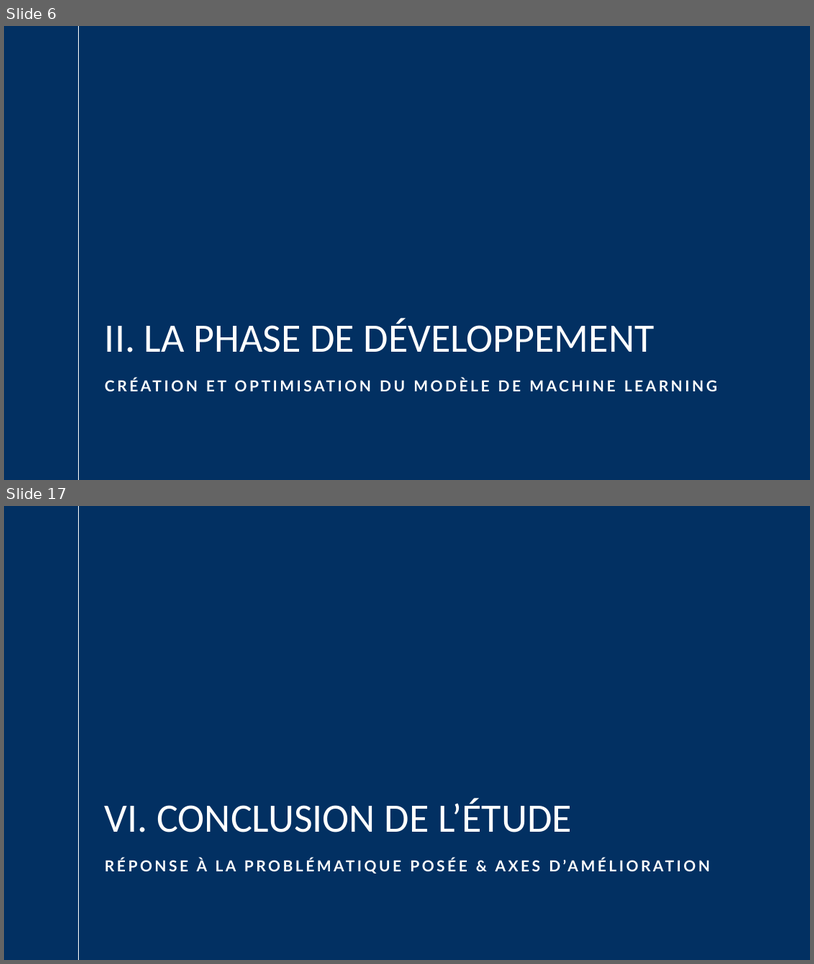
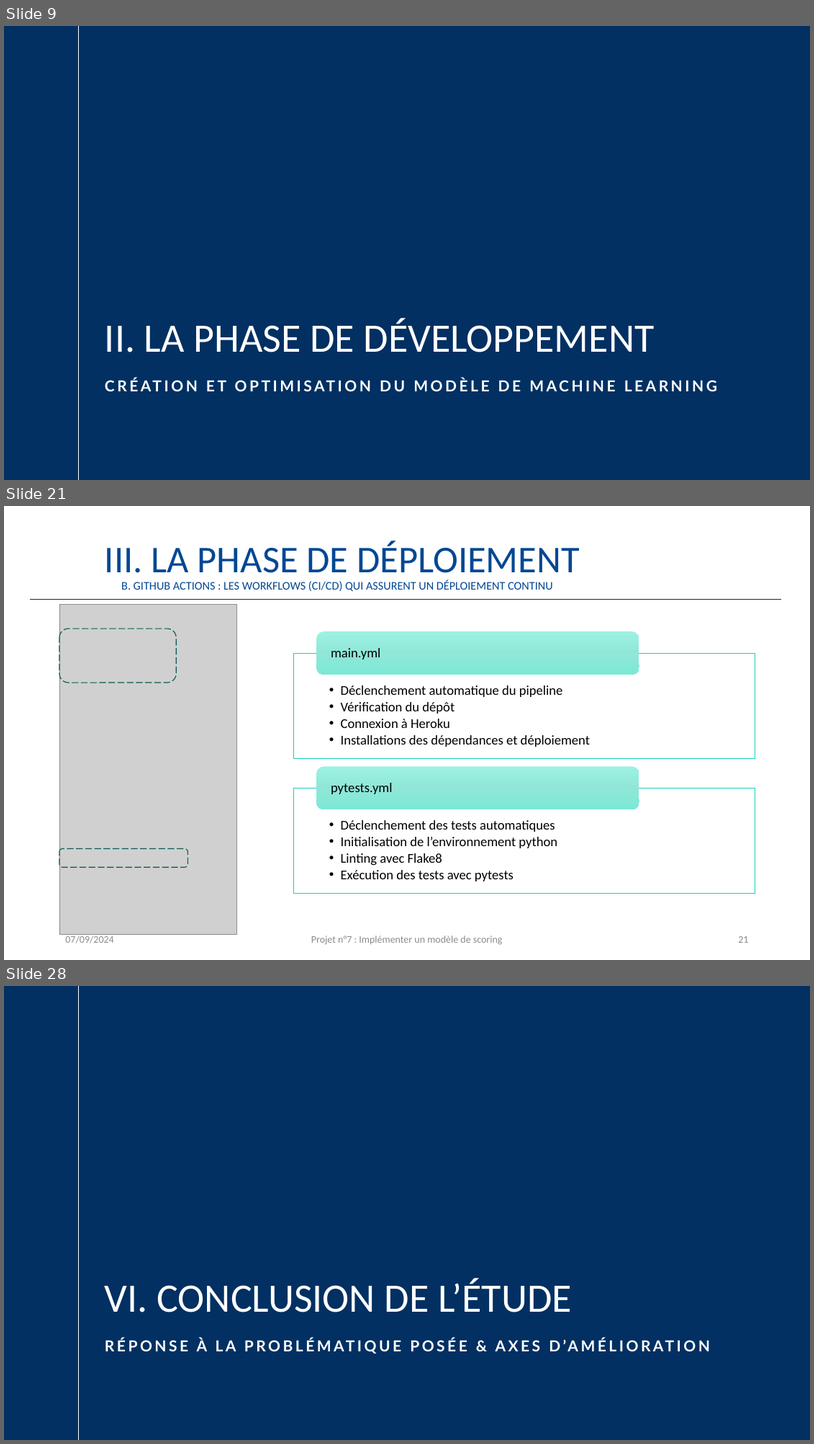
Before and after one commit to JustinVqr/P7_ScoringModel, a slide deck: présentation/Vacquerie_Justin_4_présentation_092024.pptx. Shown one above the other, each under a label of ours: slides 6 and 17 before the commit, slides 9, 21 and 28 after it; the slides between them are not shown. The pictures are 814x964 and 814x1444 pixels, drawn with LibreOffice and Linux fonts; fonts in the diff are those of the drawing; grey boxes stand for pictures; background and template pictures are left out. Boxes give left, top, right and bottom in pixels: in the first picture for what was removed or moved away, otherwise in the second. Text is boxed around its words. In the diff, an @@ line names an element or a change of style, - is before the commit and + after.

```diff
--- a/présentation/Vacquerie_Justin_4_présentation_092024.pptx
+++ b/présentation/Vacquerie_Justin_4_présentation_092024.pptx
@@ slide 21 added at [4,506,810,960], background #FFFFFF @@
@@ text added at [105,541,579,581], 45 pt, text #034793 @@
+III. LA PHASE DE DÉPLOIEMENT
@@ text added at [121,580,553,591], 13.9 pt, text #034793 @@
+B. GITHUB ACTIONS : LES WORKFLOWS (CI/CD) QUI ASSURENT UN DÉPLOIEMENT CONTINU
@@ line added from (30, 595) to (30, 595), #262626 1 pt @@
@@ line added from (30, 599) to (782, 599), #262626 1 pt @@
@@ picture added at [59,604,237,934] @@
@@ rounded rectangle added at [59,629,176,682], outline #095C52 1 pt dashed @@
@@ group added at [293,631,756,893]: 4 texts, 2 rectangles, 2 rounded rectangles @@
+  • Déclenchement automatique du pipeline
+  • Vérification du dépôt
+  • Connexion à Heroku
+  • Installations des dépendances et déploiement
+main.yml
+  • Déclenchement des tests automatiques
+  • Initialisation de l’environnement python
+  • Linting avec Flake8
+  • Exécution des tests avec pytests
+pytests.yml
@@ rounded rectangle added at [59,849,188,867], outline #095C52 1 pt dashed @@
@@ text added at [65,934,113,943], 12 pt, text #8C8C8C @@
+07/09/2024
@@ text added at [311,935,503,944], 12 pt, text #8C8C8C @@
+Projet n°7 : Implémenter un modèle de scoring
@@ page number added at [738,936,748,942], 12 pt, text #8C8C8C @@
+21
@@ what was slide 6 is now slide 9 @@
@@ what was slide 17 is now slide 28 @@
```
Also in this commit, not shown: 16 slides changed, 10 other slides added, 1 other file.
